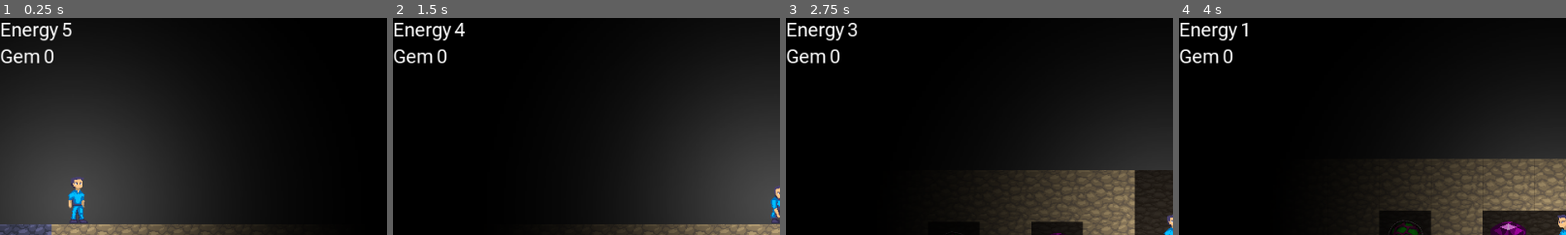
Above: before the commit, frames 1-4 (left to right).
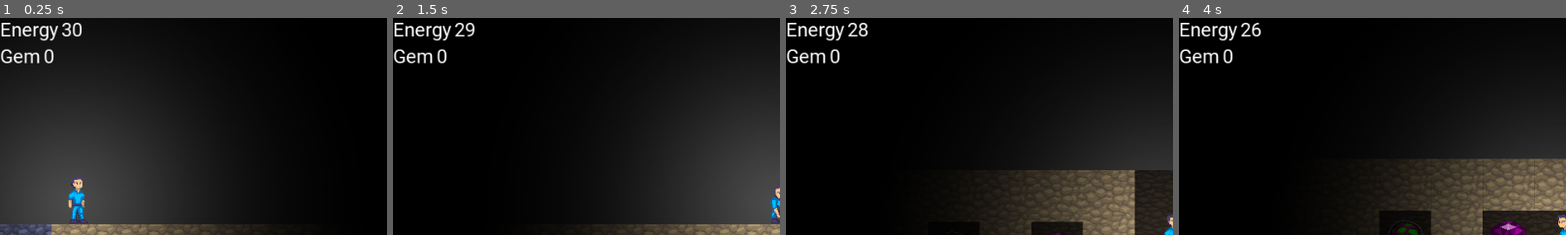
Above: after the commit, the same moments.

Repository: jusw85/ld48-godot
Game: Godot game, scene res://main.tscn
The game is run twice, just before and just after one commit, with the same random seed, the same clock (stepped at 60 frames per second) and the same inputs.
Inputs:
- Up to frame 1 (0.25 s): no input
- Up to frame 2 (1.5 s): tap Enter at 0.5 s; hold Right (ui_right) 0.53-1.28 s; hold Down (ui_down) from 1.28 s (still down)
- Up to frame 3 (2.75 s): release Down (ui_down) at 2.03 s; hold Right (ui_right) from 2.03 s (still down)
- Up to frame 4 (4 s): release Right (ui_right) at 2.78 s; hold Up (ui_up) 2.78-3.53 s; tap R (restart) at 3.5 s; hold Left (ui_left) from 3.53 s (still down)
The pictures show only the part of the screen within x 0-50%, y 0-50%; the shares and areas given below are measured in that part.

The runs differ from the first frame. In frame 1, 0.2% of the frame differs, in the area x 16-22%, y 2-9%; in frame 2, 0.2%, in the area x 15-22%, y 2-9%; in frame 3, 0.2%; in frame 4, 0.2%.

Commit message:
Add rock breaking down

Diff:
--- a/main.tscn
+++ b/main.tscn
@@ -23,7 +23,6 @@
 [node name="Player" parent="." instance=ExtResource( 2 )]
 position = Vector2( 96, 32 )
 z_index = 1
-start_fuel = 5
 
 [node name="Bgm" type="AudioStreamPlayer" parent="."]
 stream = ExtResource( 3 )
--- a/player/player.gd
+++ b/player/player.gd
@@ -16,8 +16,6 @@
 export var walk_speed := 600.0
 export var gravity := 500.0
 export var start_fuel := 30
-export var soil_fuel_needed := 1
-export var rock_fuel_needed := 2
 
 var fuel: int
 var gem := 0
@@ -46,31 +44,6 @@
 			get_tree().reload_current_scene()
 		else:
 			return
-#	elif state == STATES.PUNCH_R:
-#		return
-
-#	var left_just_pressed := event.is_action_pressed("ui_left")
-#	var right_just_pressed := event.is_action_pressed("ui_right")
-#	var up_just_pressed := event.is_action_pressed("ui_up")
-
-#	var down_just_pressed := event.is_action_pressed("ui_down")
-#	if down_just_pressed and ground_cast.is_colliding():
-#		var pos := ground_cast.get_collision_point()
-#		pos.y += 1
-#
-#		var tileinfo := _global_pos_to_tileinfo(pos)
-#		if tileinfo.tile_id == 4:
-#			var rock_id := int(tileinfo.autotile_id.x)
-#			match rock_id:
-#				1:
-#					change_fuel(-soil_fuel_needed)
-#				7:
-#					change_fuel(-rock_fuel_needed)
-#				_:
-#					change_fuel(-soil_fuel_needed)
-#			sprite.play("punchdown")
-#			state = STATES.PUNCH_R
-#			to_del_downpunch = tileinfo
 
 
 func change_gem(val: int):
@@ -112,7 +85,7 @@
 		if _try_eat_rock(pos):
 			state = STATES.PUNCH_R
 
-	if is_grounded and l_cast.is_colliding() and dir.x < 0:
+	if state == STATES.IDLE and is_grounded and l_cast.is_colliding() and dir.x < 0:
 		var pos := l_cast.get_collision_point()
 		pos.x -= 1
 		if _try_eat_rock(pos):
@@ -124,14 +97,7 @@
 
 		var tileinfo := _global_pos_to_tileinfo(pos)
 		if tileinfo.tile_id == 4:
-			var rock_id := int(tileinfo.autotile_id.x)
-			match rock_id:
-				1:
-					change_fuel(-soil_fuel_needed)
-				7:
-					change_fuel(-rock_fuel_needed)
-				_:
-					change_fuel(-soil_fuel_needed)
+			change_fuel(-1)
 			state = STATES.PUNCH_D
 			to_del_downpunch = tileinfo
 
@@ -166,15 +132,15 @@
 func _try_eat_rock(pos: Vector2) -> bool:
 	var tileinfo := _global_pos_to_tileinfo(pos)
 	if tileinfo.tile_id == 4:
-		tilemap.set_cellv(tileinfo.grid_pos, -1)
+		change_fuel(-1)
 		var rock_id := int(tileinfo.autotile_id.x)
-		match rock_id:
-			1:
-				change_fuel(-soil_fuel_needed)
-			7:
-				change_fuel(-rock_fuel_needed)
-			_:
-				change_fuel(-soil_fuel_needed)
+		if rock_id == 1:
+			tilemap.set_cellv(tileinfo.grid_pos, -1)
+		else:
+			var new_autotile = tileinfo.autotile_id
+			new_autotile.x -= 1
+			tilemap.set_cell(tileinfo.grid_pos.x, tileinfo.grid_pos.y, \
+				tileinfo.tile_id, false, false, false, new_autotile)
 		return true
 	return false
 
@@ -187,9 +153,19 @@
 
 func _on_AnimatedSprite_animation_finished():
 	if sprite.animation == "punchright":
+		sprite.animation = "idle"
 		state = STATES.IDLE
 	elif sprite.animation == "punchdown":
-		tilemap.set_cellv(to_del_downpunch.grid_pos, -1)
+		var tileinfo = to_del_downpunch
+		var rock_id := int(tileinfo.autotile_id.x)
+		if rock_id == 1:
+			tilemap.set_cellv(tileinfo.grid_pos, -1)
+		else:
+			var new_autotile = tileinfo.autotile_id
+			new_autotile.x -= 1
+			tilemap.set_cell(tileinfo.grid_pos.x, tileinfo.grid_pos.y, \
+				tileinfo.tile_id, false, false, false, new_autotile)
+		sprite.animation = "idle"
 		state = STATES.IDLE
 
 	if fuel <= 0:
